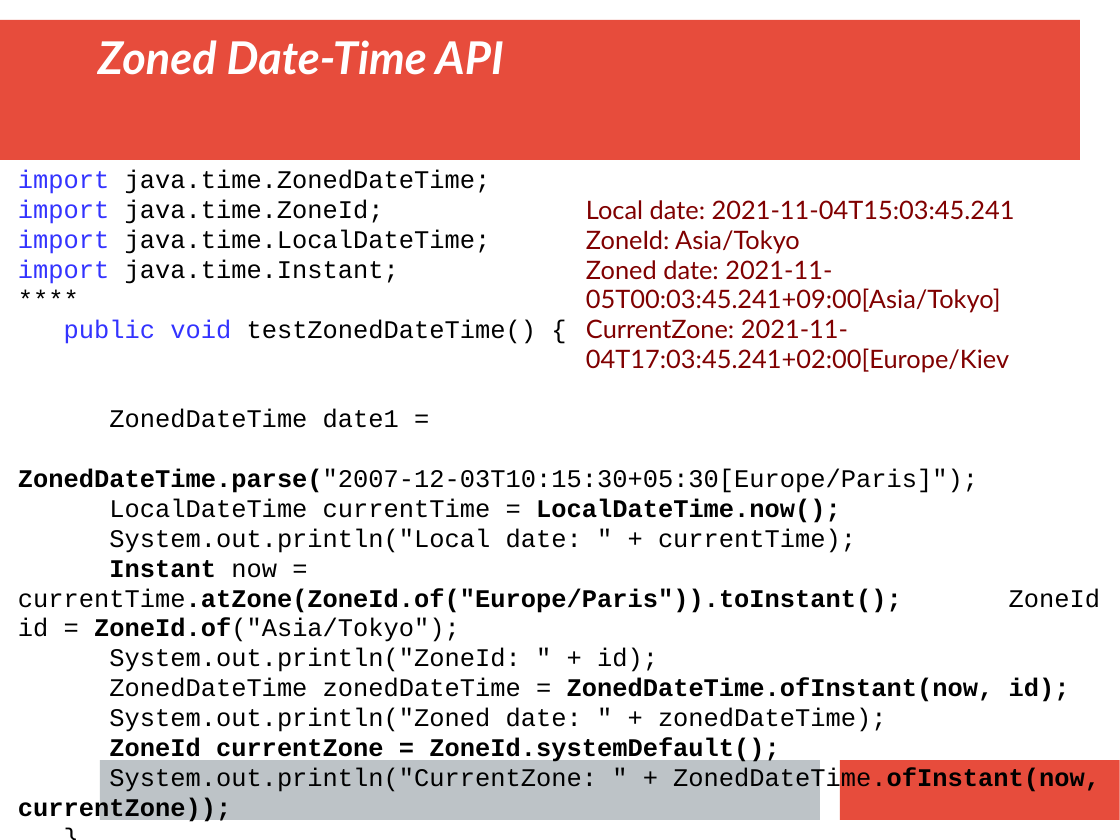
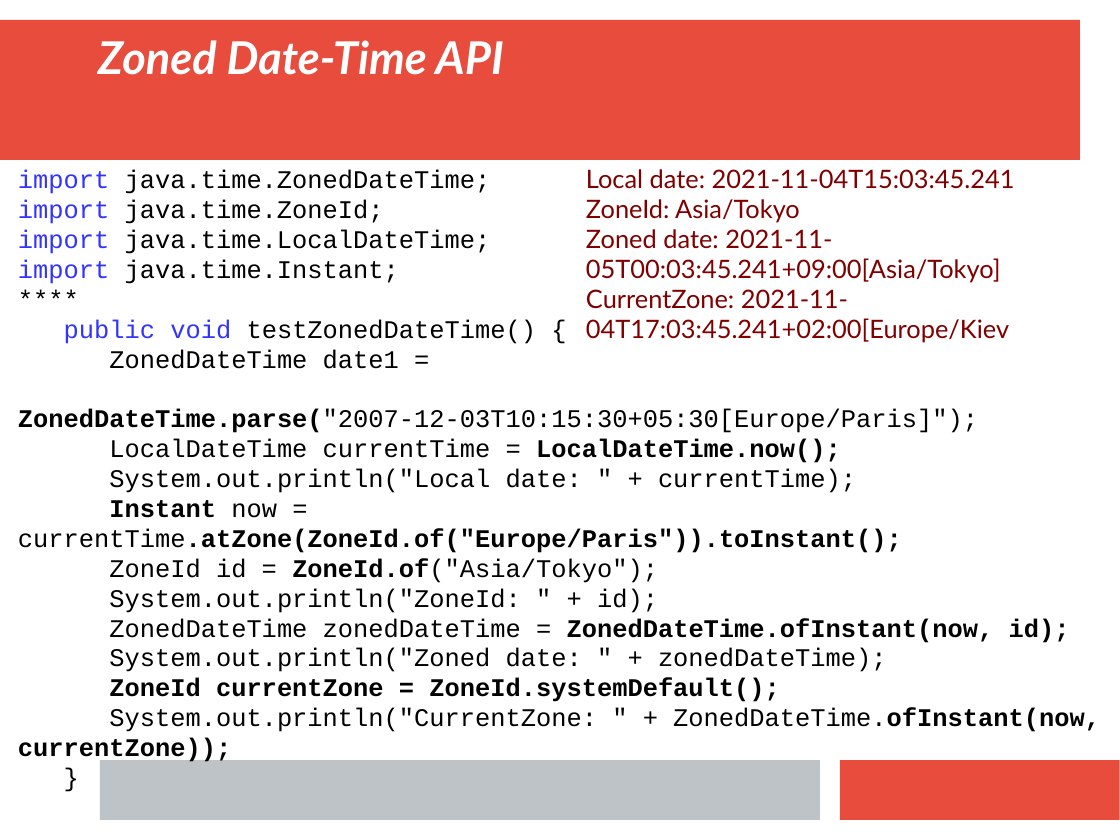
Before and after one commit to mecchmatProjects/JavaCourse, a slide deck: slide 6 of JavaTutorUkr9.ppt. Drawn at 1120x840 pixels with LibreOffice and Linux fonts; fonts in the diff are those of the drawing. Boxes give left, top, right and bottom in pixels: in the first picture for what was removed or moved away, otherwise in the second. Text is boxed around its words. In the diff, an @@ line names an element or a change of style, - is before the commit and + after.

```diff
--- a/JavaTutorUkr9.ppt
+++ b/JavaTutorUkr9.ppt
@@ text "Local date: 2021-11-04T15:03:45.241": place and size @@
-text "Local date: 2021-11-04T15:03:45.241" at bbox=[586, 200, 1015, 373]
+text "Local date: 2021-11-04T15:03:45.241" at bbox=[586, 169, 1015, 342]
@@ text at bbox=[18, 500, 902, 583]: text changed @@
-Instant now = currentTime.atZone(ZoneId.of("Europe/Paris")).toInstant(); ZoneId id = ZoneId.of("Asia/Tokyo");
+Instant now = currentTime.atZone(ZoneId.of("Europe/Paris")).toInstant();
+ZoneId id = ZoneId.of("Asia/Tokyo");
```
Also in this commit, not shown: 24 other slides changed, 21 slides added.
